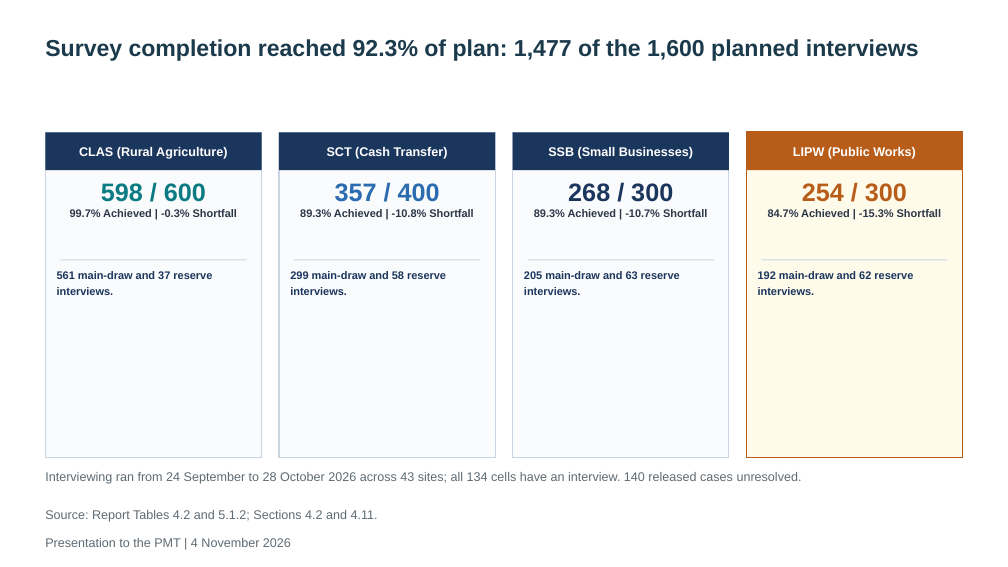
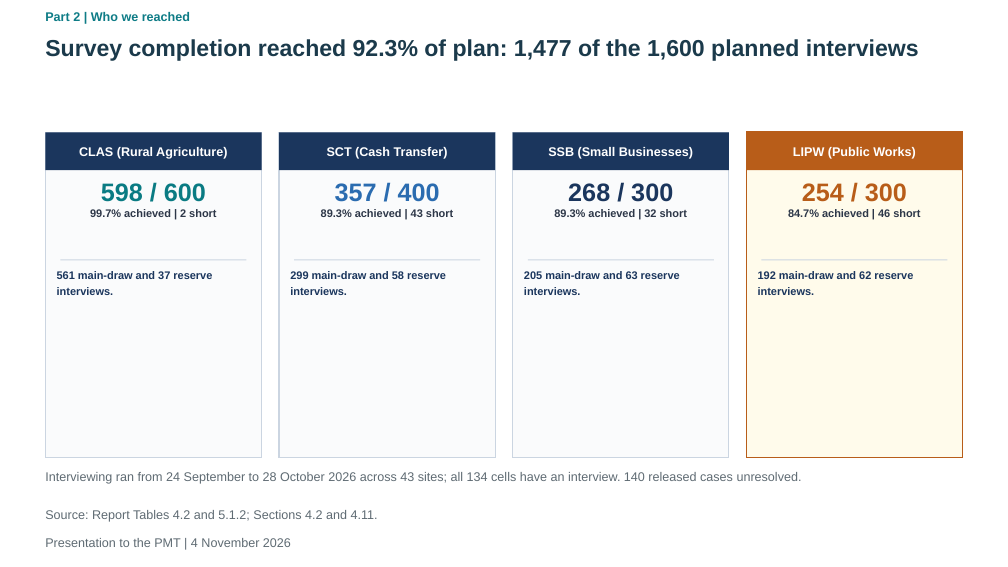
Before and after one commit to kokouekpinda/kokouekpinda, a slide deck: slide 18 of deliverables/REALISE_PMT_Presentation_v5.pptx. Drawn at 1008x567 pixels with LibreOffice and Linux fonts; fonts in the diff are those of the drawing. Boxes give left, top, right and bottom in pixels: in the first picture for what was removed or moved away, otherwise in the second. Text is boxed around its words. In the diff, an @@ line names an element or a change of style, - is before the commit and + after.

```diff
--- a/deliverables/REALISE_PMT_Presentation_v5.pptx
+++ b/deliverables/REALISE_PMT_Presentation_v5.pptx
@@ text added at [45, 12, 190, 21], 12 pt, text #0E7C86, bold @@
+Part 2 | Who we reached
@@ text at [90, 208, 216, 219]: text changed @@
-99.7% Achieved | -0.3% Shortfall
+99.7% achieved | 2 short
@@ text at [321, 209, 453, 217]: text changed @@
-89.3% Achieved | -10.8% Shortfall
+89.3% achieved | 43 short
@@ text at [554, 209, 687, 217]: text changed @@
-89.3% Achieved | -10.7% Shortfall
+89.3% achieved | 32 short
@@ text at [788, 209, 920, 217]: text changed @@
-84.7% Achieved | -15.3% Shortfall
+84.7% achieved | 46 short
```
Also in this commit, not shown: 31 other slides changed.
